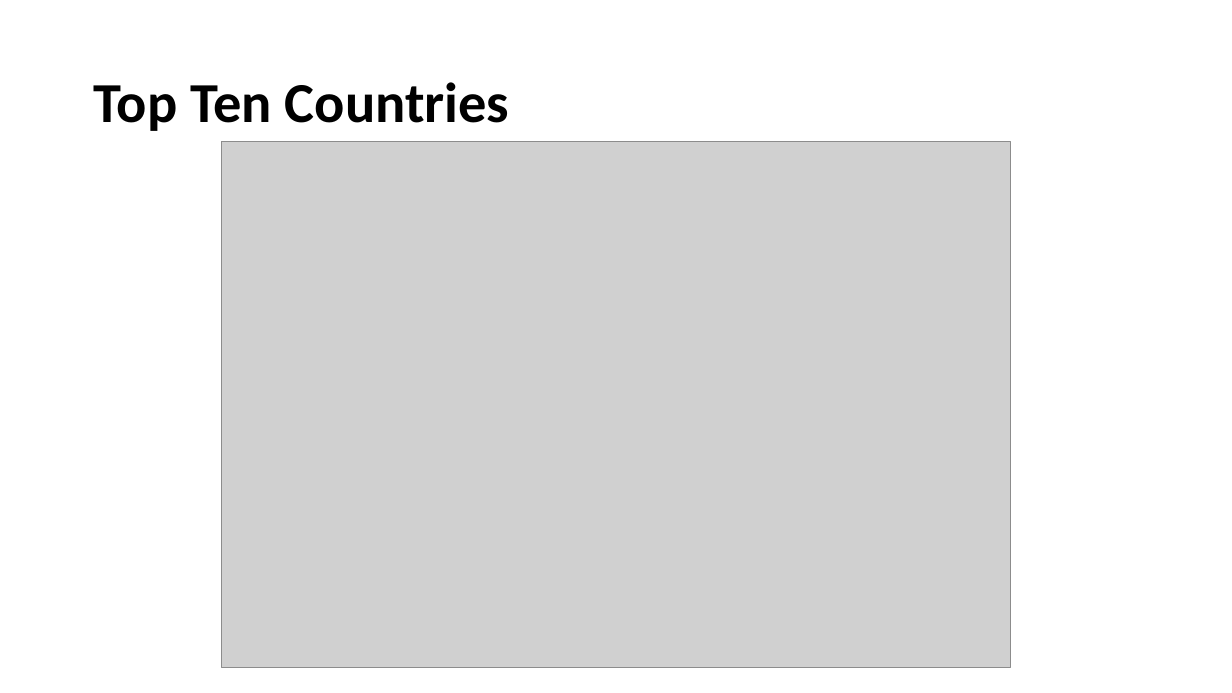
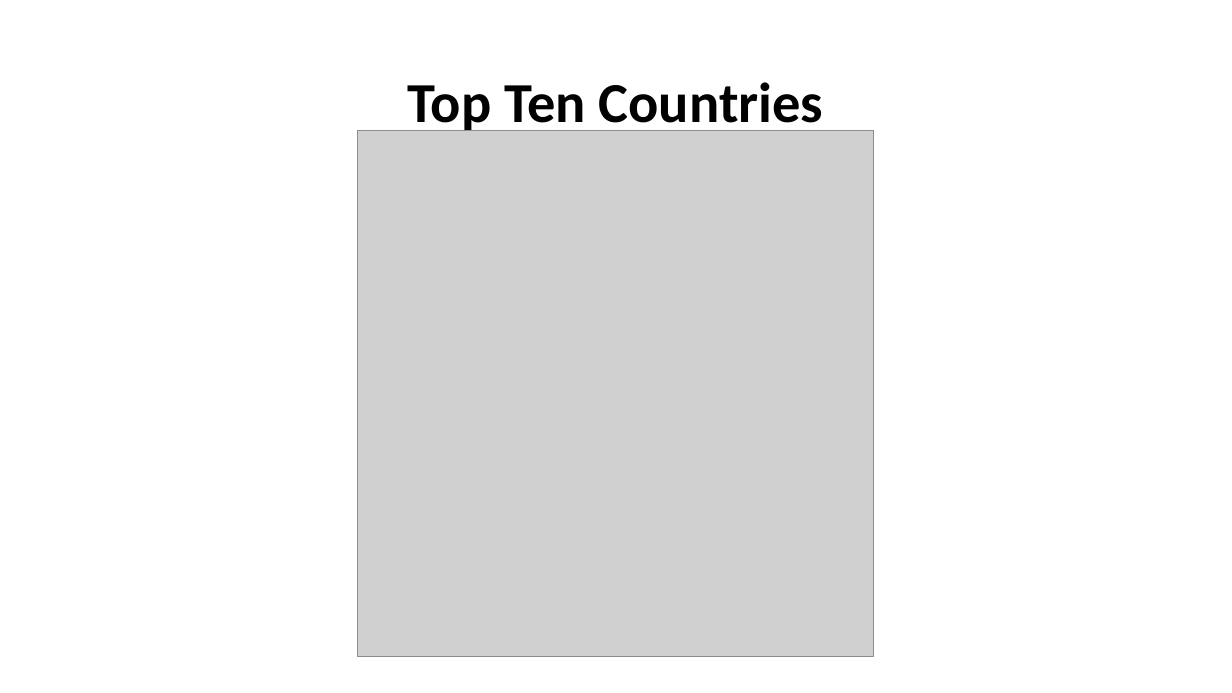
Before and after one commit to MtSopris/ProjectMet2, a slide deck: slide 8 of Analysis of th MET.pptx. Drawn at 1232x693 pixels with LibreOffice and Linux fonts; fonts in the diff are those of the drawing; grey boxes stand for pictures; background and template pictures are left out. Boxes give left, top, right and bottom in pixels: in the first picture for what was removed or moved away, otherwise in the second. Text is boxed around its words. In the diff, an @@ line names an element or a change of style, - is before the commit and + after.

```diff
--- a/Analysis of th MET.pptx
+++ b/Analysis of th MET.pptx
@@ title "Top Ten Countries" at (x1=408, y1=82, x2=824, y2=135): alignment left to centre @@
@@ picture resized from (x1=222, y1=141, x2=1011, y2=667) to (x1=358, y1=130, x2=874, y2=656) @@
```
Also in this commit, not shown: 7 other slides changed, 2 slides added, 3 slides removed, 9 other files.
